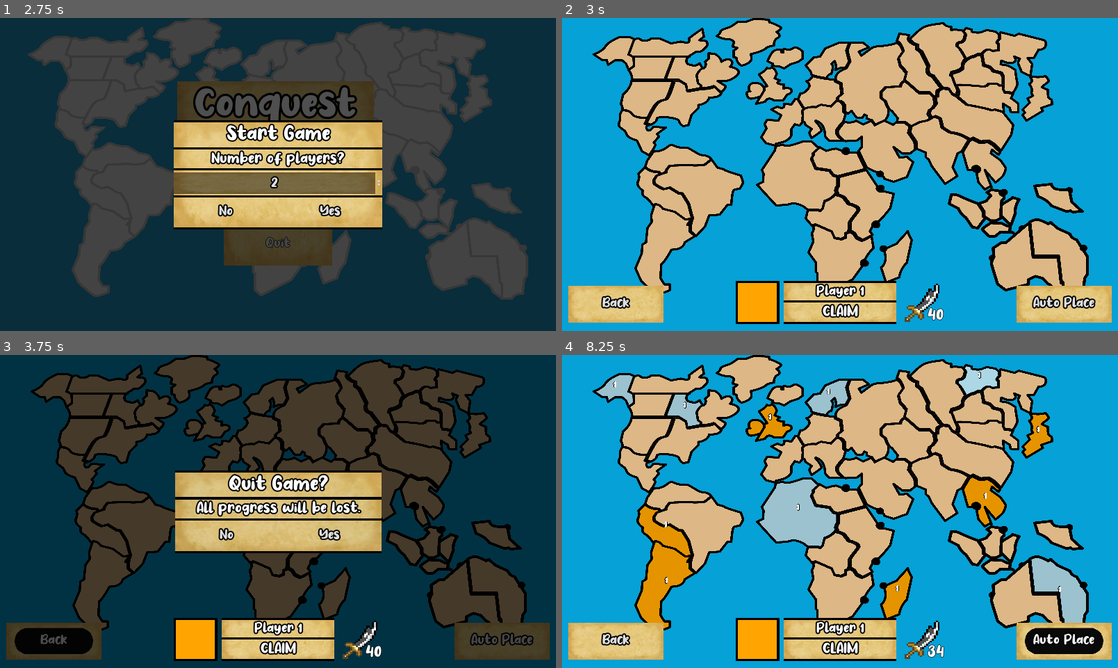
Above: before the commit, frames 1-4 (two rows, left to right).
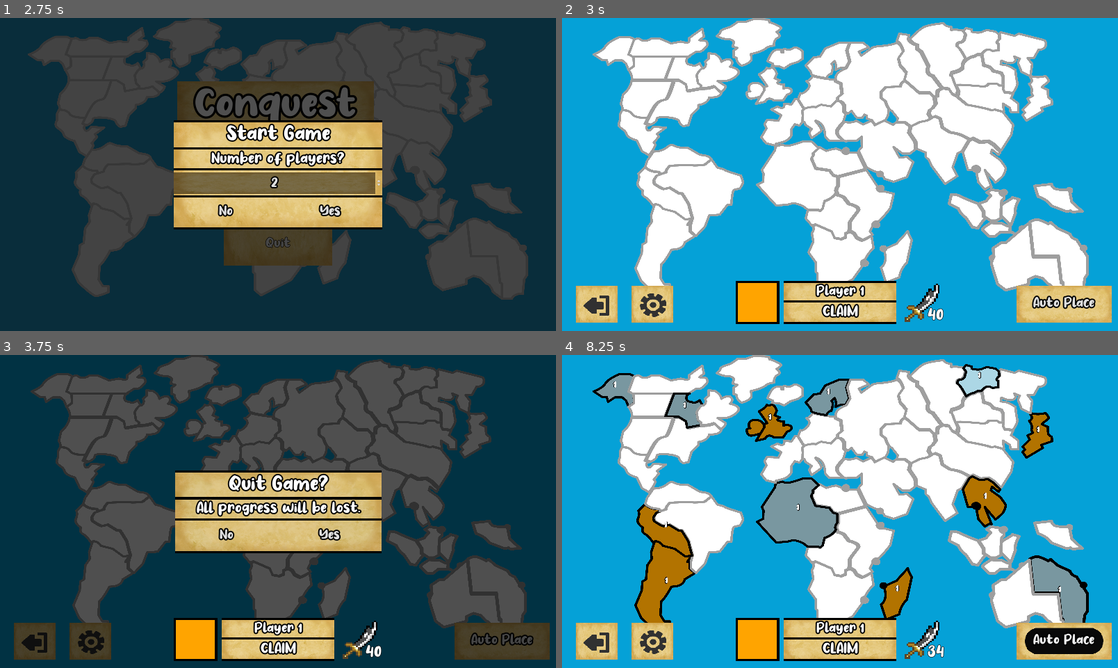
Above: after the commit, the same moments.

Repository: argosopentech/Conquest
Game: Godot game, scene res://Source/Main/Main.tscn
Two runs of this game, one before a commit and one after it. Both use one fixed random seed, a clock stepped at 60 frames per second and the inputs below.
Inputs (mouse positions are in pixels of both pictures, inside the frame that each line leads up to):
- Up to frame 1 (2.75 s): click "Options" at 0.5 s; click "Save" at 1.25 s; click "Play" at 2 s
- Up to frame 2 (3 s): click "Yes" at 2.75 s
- Up to frame 3 (3.75 s): click (55, 639) at 3.5 s, where only the run before the commit has a clickable "Back"
- Up to frame 4 (8.25 s): click (650, 639) at 4.27 s; click "Auto Place" at 5 s; click "Yes" at 5.75 s; click "Play" at 6.5 s; click "Yes" at 7.25 s; click "Auto Place" at 8 s

Frame 1 is identical in both runs. In frame 2, 42% of the frame differs, in the area x 1-95%, y 0-98%; in frame 3, 35%; in frame 4, 39%.

Commit message:
Interface and graphics update

Diff:
--- a/Source/Gameplay/Game/Game.gd
+++ b/Source/Gameplay/Game/Game.gd
@@ -9,6 +9,9 @@
 onready var auto_place_button = find_node("AutoPlaceBorder")
 onready var overlay = find_node("Overlay")
 onready var quit_game_menu = find_node("QuitGameMenu")
+onready var quit_pressed_audio = $HUD/QuitBorder/QuitButton/Pressed
+onready var options_pressed_audio = $HUD/OptionsBorder/OptionsButton/Pressed
+onready var options_overlay = find_node("OptionsOverlay")
 
 var active_player: Player = null
 var active_player_index = -1
@@ -81,6 +84,8 @@
 		quit()
 
 func quit():
+	if GamePlay.interface_sound:
+		quit_pressed_audio.play()
 	quit_game_menu.show()
 	overlay.show()
 	#get_tree().change_scene("res://Source/Main/Main.tscn")
@@ -112,3 +117,11 @@
 			eliminations += 1
 	if eliminations == players.get_child_count() - 1:
 		return true
+
+func options_saved():
+	setup_music()
+
+func options():
+	if GamePlay.interface_sound:
+		options_pressed_audio.play()
+	options_overlay.show()
--- a/Source/Gameplay/Game/Game.tscn
+++ b/Source/Gameplay/Game/Game.tscn
@@ -1,9 +1,10 @@
-[gd_scene load_steps=53 format=2]
+[gd_scene load_steps=60 format=2]
 
 [ext_resource path="res://Source/Background/Background.tscn" type="PackedScene" id=1]
 [ext_resource path="res://Assets/Graphics/Textures/old_paper.png" type="Texture" id=2]
 [ext_resource path="res://Source/Gameplay/Game/Game.gd" type="Script" id=3]
 [ext_resource path="res://Source/Gameplay/PlayersQueue/PlayersQueue.tscn" type="PackedScene" id=4]
+[ext_resource path="res://Assets/Graphics/Icons/exitLeft.png" type="Texture" id=5]
 [ext_resource path="res://Source/Button/Button.tscn" type="PackedScene" id=6]
 [ext_resource path="res://Source/Gameplay/Map/Map.tscn" type="PackedScene" id=7]
 [ext_resource path="res://Source/Gameplay/Map/Country/Countries/Scandinavia.tscn" type="PackedScene" id=8]
@@ -50,13 +51,10 @@
 [ext_resource path="res://Source/Gameplay/Map/Country/Countries/China.tscn" type="PackedScene" id=49]
 [ext_resource path="res://Assets/Fonts/no_virus/No Virus.ttf" type="DynamicFontData" id=50]
 [ext_resource path="res://Source/Gameplay/HUD/QuitGameMenu.tscn" type="PackedScene" id=51]
-
-[sub_resource type="DynamicFont" id=1]
-size = 32
-outline_size = 3
-outline_color = Color( 0, 0, 0, 1 )
-use_filter = true
-font_data = ExtResource( 50 )
+[ext_resource path="res://Assets/Audio/glitch_001.ogg" type="AudioStream" id=52]
+[ext_resource path="res://Assets/Audio/glitch_002.ogg" type="AudioStream" id=53]
+[ext_resource path="res://Assets/Graphics/Icons/gear.png" type="Texture" id=54]
+[ext_resource path="res://Source/Gameplay/HUD/OptionsMenu.tscn" type="PackedScene" id=55]
 
 [sub_resource type="DynamicFont" id=2]
 size = 32
@@ -65,6 +63,34 @@
 use_filter = true
 font_data = ExtResource( 50 )
 
+[sub_resource type="StyleBoxTexture" id=1]
+texture = ExtResource( 2 )
+region_rect = Rect2( 0, 0, 800, 500 )
+modulate_color = Color( 0.517647, 0.517647, 0.517647, 1 )
+
+[sub_resource type="DynamicFont" id=3]
+size = 36
+outline_size = 3
+outline_color = Color( 0, 0, 0, 1 )
+use_filter = true
+font_data = ExtResource( 50 )
+
+[sub_resource type="Theme" id=4]
+default_font = SubResource( 3 )
+LineEdit/colors/clear_button_color = Color( 0.88, 0.88, 0.88, 1 )
+LineEdit/colors/clear_button_color_pressed = Color( 1, 1, 1, 1 )
+LineEdit/colors/cursor_color = Color( 0.94, 0.94, 0.94, 1 )
+LineEdit/colors/font_color = Color( 0.88, 0.88, 0.88, 1 )
+LineEdit/colors/font_color_selected = Color( 0, 0, 0, 1 )
+LineEdit/colors/font_color_uneditable = Color( 0.88, 0.88, 0.88, 0.5 )
+LineEdit/colors/selection_color = Color( 0.49, 0.49, 0.49, 1 )
+LineEdit/constants/minimum_spaces = 12
+LineEdit/fonts/font = null
+LineEdit/icons/clear = null
+LineEdit/styles/focus = SubResource( 1 )
+LineEdit/styles/normal = SubResource( 1 )
+LineEdit/styles/read_only = SubResource( 1 )
+
 [node name="Game" type="Node2D" groups=[
 "game",
 ]]
@@ -80,28 +106,62 @@
 [node name="QuitBorder" type="TextureRect" parent="HUD"]
 anchor_top = 1.0
 anchor_bottom = 1.0
-margin_left = 14.0
+margin_left = 32.0
 margin_top = -104.0
-margin_right = 234.0
+margin_right = 128.0
 margin_bottom = -20.0
 texture = ExtResource( 2 )
 expand = true
 __meta__ = {
-"_edit_use_anchors_": false
-}
-
-[node name="Quit" parent="HUD/QuitBorder" instance=ExtResource( 6 )]
-anchor_left = 0.5
-anchor_top = 0.5
-anchor_right = 0.5
-anchor_bottom = 0.5
-margin_left = -90.0
-margin_top = -30.0
-margin_right = 90.0
-margin_bottom = 30.0
-custom_fonts/font = SubResource( 1 )
-text = "Back"
-flat = true
+"_edit_group_": true,
+"_edit_use_anchors_": false
+}
+
+[node name="QuitButton" type="TextureButton" parent="HUD/QuitBorder"]
+modulate = Color( 0.196078, 0.196078, 0.196078, 1 )
+anchor_right = 1.0
+anchor_bottom = 1.0
+texture_normal = ExtResource( 5 )
+expand = true
+__meta__ = {
+"_edit_use_anchors_": false
+}
+
+[node name="Focused" type="AudioStreamPlayer" parent="HUD/QuitBorder/QuitButton"]
+stream = ExtResource( 52 )
+
+[node name="Pressed" type="AudioStreamPlayer" parent="HUD/QuitBorder/QuitButton"]
+stream = ExtResource( 53 )
+
+[node name="OptionsBorder" type="TextureRect" parent="HUD"]
+anchor_top = 1.0
+anchor_bottom = 1.0
+margin_left = 160.0
+margin_top = -104.0
+margin_right = 256.0
+margin_bottom = -20.0
+texture = ExtResource( 2 )
+expand = true
+__meta__ = {
+"_edit_group_": true,
+"_edit_use_anchors_": false
+}
+
+[node name="OptionsButton" type="TextureButton" parent="HUD/OptionsBorder"]
+modulate = Color( 0.196078, 0.196078, 0.196078, 1 )
+anchor_right = 1.0
+anchor_bottom = 1.0
+texture_normal = ExtResource( 54 )
+expand = true
+__meta__ = {
+"_edit_use_anchors_": false
+}
+
+[node name="Focused" type="AudioStreamPlayer" parent="HUD/OptionsBorder/OptionsButton"]
+stream = ExtResource( 52 )
+
+[node name="Pressed" type="AudioStreamPlayer" parent="HUD/OptionsBorder/OptionsButton"]
+stream = ExtResource( 53 )
 
 [node name="AutoPlaceBorder" type="TextureRect" parent="HUD"]
 anchor_left = 1.0
@@ -143,6 +203,18 @@
 [node name="QuitGameMenu" parent="HUD" instance=ExtResource( 51 )]
 visible = false
 
+[node name="OptionsOverlay" type="ColorRect" parent="HUD"]
+visible = false
+anchor_right = 1.0
+anchor_bottom = 1.0
+color = Color( 0, 0, 0, 0.686275 )
+__meta__ = {
+"_edit_use_anchors_": false
+}
+
+[node name="OptionsMenu" parent="HUD/OptionsOverlay" instance=ExtResource( 55 )]
+theme = SubResource( 4 )
+
 [node name="PlayersQueue" parent="." instance=ExtResource( 4 )]
 
 [node name="MapLayer" type="CanvasLayer" parent="."]
@@ -280,8 +352,10 @@
 [node name="Yakutsk" parent="Countries" instance=ExtResource( 12 )]
 position = Vector2( 958.998, 59.45 )
 
-[connection signal="pressed" from="HUD/QuitBorder/Quit" to="." method="quit"]
+[connection signal="pressed" from="HUD/QuitBorder/QuitButton" to="." method="quit"]
+[connection signal="pressed" from="HUD/OptionsBorder/OptionsButton" to="." method="options"]
 [connection signal="pressed" from="HUD/AutoPlaceBorder/AutoPlace" to="." method="auto_place_turned_on"]
+[connection signal="options_saved" from="HUD/OptionsOverlay/OptionsMenu" to="." method="options_saved"]
 [connection signal="active_player_changed" from="PlayersQueue" to="." method="active_player_changed"]
 
 [editable path="Background"]
--- a/Source/Gameplay/HUD/ActivePlayerHUD.tscn
+++ b/Source/Gameplay/HUD/ActivePlayerHUD.tscn
@@ -6,6 +6,7 @@
 [ext_resource path="res://Source/Gameplay/HUD/ActivePlayerHUD.gd" type="Script" id=4]
 [ext_resource path="res://Assets/Graphics/Textures/old_paper.png" type="Texture" id=5]
 [ext_resource path="res://Assets/Audio/glitch_002.ogg" type="AudioStream" id=6]
+[ext_resource path="res://Assets/Graphics/Icons/fastForward.png" type="Texture" id=7]
 
 [sub_resource type="DynamicFont" id=1]
 size = 32
@@ -155,22 +156,26 @@
 "_edit_use_anchors_": false
 }
 
-[node name="GoButton" type="ColorRect" parent="."]
+[node name="GoButton" type="TextureRect" parent="."]
 margin_left = 380.0
 margin_right = 480.0
 margin_bottom = 100.0
 rect_min_size = Vector2( 100, 100 )
-color = Color( 0.117647, 0.117647, 0.117647, 1 )
+texture = ExtResource( 5 )
+expand = true
 
 [node name="Go" type="TextureButton" parent="GoButton"]
-anchor_right = 1.0
-anchor_bottom = 1.0
+modulate = Color( 0.196078, 0.196078, 0.196078, 1 )
+anchor_right = 1.0
+anchor_bottom = 1.0
+texture_normal = ExtResource( 7 )
 expand = true
 __meta__ = {
 "_edit_use_anchors_": false
 }
 
 [node name="Label" type="Label" parent="GoButton/Go"]
+visible = false
 anchor_left = 0.5
 anchor_top = 0.5
 anchor_right = 0.5
--- a/Source/Gameplay/StateMachine/CountryStates/CountryState.gd
+++ b/Source/Gameplay/StateMachine/CountryStates/CountryState.gd
@@ -3,9 +3,10 @@
 class_name CountryState
 
 var colors = {
-	"unoccupied": Color.burlywood,
+	"unoccupied": Color.white,
 	"hover": Color.white,
-	"not_hover": Color.black
+	"not_hover": Color.black,
+	"unoccoupied_border": Color.silver
 }
 
 var country_states = {
@@ -62,6 +63,8 @@
 		country.z_index = 0
 		country.name_label.visible = false
 		country.border.modulate = colors.not_hover
+	if not country.occupier:
+		country.border.modulate = colors.unoccoupied_border
 
 func dim_border_color(country: Country):
 	country.border.modulate.r *= hover_multiplier
--- a/Source/Gameplay/StateMachine/CountryStates/InActiveState.gd
+++ b/Source/Gameplay/StateMachine/CountryStates/InActiveState.gd
@@ -4,7 +4,7 @@
 
 func enter(country: Country):
 	country.active = false
-	color_multiplier = 0.9
+	color_multiplier = 0.7
 	.enter(country)
 
 func handle_input(country: Country, input: InputEvent):
--- a/Source/Gameplay/StateMachine/CountryStates/SelectedState.gd
+++ b/Source/Gameplay/StateMachine/CountryStates/SelectedState.gd
@@ -3,7 +3,7 @@
 class_name SelectedState
 
 func enter(country: Country):
-	color_multiplier = 1.1
+	color_multiplier = 1.3
 	.enter(country)
 
 func handle_input(country: Country, input: InputEvent):
Binary file added: Assets/Graphics/Icons/exitLeft.png
Not shown, added: Assets/Graphics/Icons/exitLeft.png.import
Binary file added: Assets/Graphics/Icons/fastForward.png
Not shown, added: Assets/Graphics/Icons/fastForward.png.import
Binary file added: Assets/Graphics/Icons/gear.png
Not shown, added: Assets/Graphics/Icons/gear.png.import
Not shown: 1 places in Source/Gameplay/HUD/ActivePlayerHUD.tscn that only renumber resources
